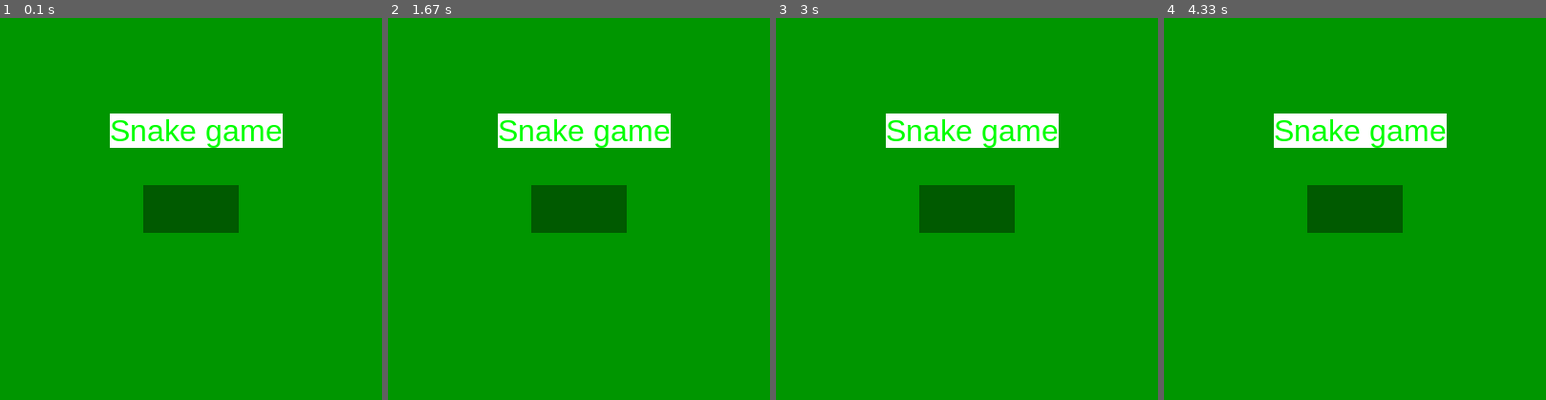
Above: before the commit, frames 1-4 (left to right).
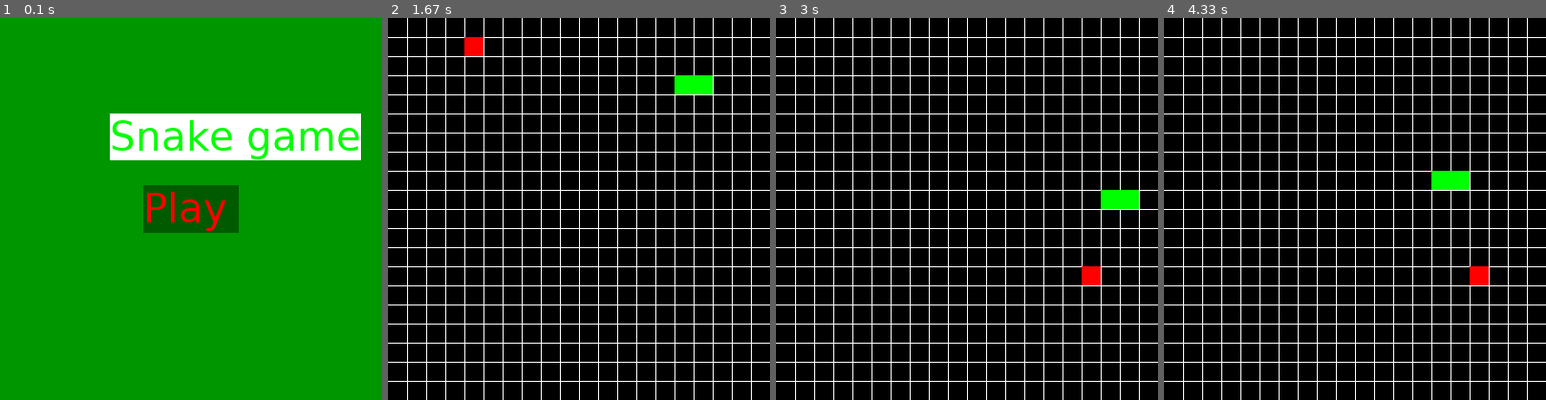
Above: after the commit, the same moments.

Repository: bogdns/bin_project
Game: pygame game, started from game.py
Same seed, same stepped clock (60 frames per second), same inputs: the game is played once before the commit and once after it.
Inputs (mouse positions are in pixels of both pictures, inside the frame that each line leads up to):
- Up to frame 1 (0.1 s): no input
- Up to frame 2 (1.67 s): press the mouse at (579, 209) at 0.37 s; move the mouse to (624, 205) at 0.47 s; release the mouse at (666, 201) at 0.6 s; hold Right 0.67-1.13 s; move the mouse to (563, 105) at 0.7 s; hold Up 1.17-1.47 s; hold Right from 1.5 s (still down)
- Up to frame 3 (3 s): release Right at 1.97 s; press the mouse at (967, 209) at 2.03 s; move the mouse to (894, 147) at 2.13 s; release the mouse at (821, 86) at 2.27 s; hold Down from 2.97 s (still down)
- Up to frame 4 (4.33 s): release Down at 3.27 s; hold Left 3.3-3.7 s; hold Up 3.73-4.1 s; hold Right from 4.13 s (still down)

The runs differ from the first frame. In frame 1, 6.1% of the frame differs, in the area x 28-95%, y 25-56%; in frame 2, 100%, in the area x 0-100%, y 0-100%; in frame 3, 100%; in frame 4, 100%.

Commit message:
merge from master

Diff:
--- a/death.py
+++ b/death.py
@@ -1,5 +1,6 @@
 from setting import *
 import pygame as pg
+
 
 class Death:
     def __init__(self, pos, window, death):
--- a/food.py
+++ b/food.py
@@ -12,20 +12,20 @@
         for i in range(ROWS):
             for j in range(ROWS):
                 self.free_cells.add((i, j))
-        self.cords = self.calculate_pos([(ROWS // 2, ROWS // 2), (ROWS // 2, ROWS // 2 - 1)])
+        self.calculate_pos([(ROWS // 2, ROWS // 2), (ROWS // 2, ROWS // 2 - 1)])
         self.ate = 0
 
     def calculate_pos(self, snake_pos):
         """
         calculates position of a food
         """
-        return choice(list(self.free_cells.difference(set(snake_pos))))  # return position. cortege
+        self.cords = choice(list(self.free_cells.difference(set(snake_pos))))  # return position. cortege
 
     def draw_food(self):
         """
         spawns like cells of the snake
         """
-        pg.draw.rect(self.screen, (255, 0, 0),
+        pg.draw.rect(self.screen, COLOR_FOOD,
                      (self.cords[0] * self.distanceBetween,
                       self.cords[1] * self.distanceBetween,
                       self.distanceBetween,
@@ -38,7 +38,7 @@
         """
         self.ate = 0
         if snake_pos[-1] == self.cords:  # поедание еды
-            self.cords = self.calculate_pos(snake_pos)
+            self.calculate_pos(snake_pos)
             self.ate = 1
         self.draw_food()
         # TODO
--- a/setting.py
+++ b/setting.py
@@ -1,3 +1,8 @@
 # There is setting for game
 RESOLUTION = (WIDTH, HEIGHT) = (400, 400)  # resolution
 ROWS = 20  # number of horizontal / vertical lines
+COLOR_SNAKE = (0, 255, 0)
+COLOR_GROUND = (0, 0, 0)
+COLOR_LINE = (255, 255, 255)
+COLOR_FOOD = (255, 0, 0)
+COLOR_MENU = (0, 150, 0)
--- a/snake.py
+++ b/snake.py
@@ -6,16 +6,20 @@
 class Snake:
     def __init__(self, window):
         self.pos = deque()  # positions of the snake(what cells is it on)
-        self.pos.append((ROWS // 2, ROWS // 2))  # places head of the snake in the center
-        self.pos.append((ROWS // 2, ROWS // 2 - 1))  # places body of the snake in the center
+        self.spawn()
         self.window = window
         self.direction_x = 0
         self.direction_y = -1
         self.distanceBetween = WIDTH // ROWS
         self.tail = self.pos[0]
 
+    def spawn(self):
+        self.pos.clear()
+        self.pos.append((ROWS // 2, ROWS // 2))  # places head of the snake in the center
+        self.pos.append((ROWS // 2, ROWS // 2 - 1))  # places body of the snake in the center
+
     def draw_green_cell(self, cords):
-        pg.draw.rect(self.window, (0, 255, 0), (*cords, self.distanceBetween, self.distanceBetween))
+        pg.draw.rect(self.window, COLOR_SNAKE, (*cords, self.distanceBetween, self.distanceBetween))
 
     def update(self, ate):
         key = pg.key.get_pressed()
--- a/window.py
+++ b/window.py
@@ -2,6 +2,7 @@
 import pygame as pg
 from death import *
 from food import *
+import sys
 
 
 class Window:
@@ -16,7 +17,7 @@
         self.menu = True  # for menu: false - not working menu; true - working menu
         self.gameb = False  # for game: false - not working game; true - working game
         self.death = False  # for snake: false - not death; true - snake death
-        self.font = pg.font.SysFont('arial', 32)  # fonts
+        self.font = pg.font.SysFont('ubuntu', 42)  # fonts
         self.Death = Death(self.snake.pos, self.window, self.death)
         self.food = Food(self.window)
 
@@ -24,25 +25,24 @@
         """
         method for making matrix
         """
-        matrixX = 0
-        matrixY = 0
+        matrix_x = 0
+        matrix_y = 0
         for i in range(ROWS):
-            matrixX += self.distanceBetween
-            matrixY += self.distanceBetween
-            pg.draw.line(self.window, (255, 255, 255), (matrixX, 0), (matrixY, HEIGHT))
-            pg.draw.line(self.window, (255, 255, 255), (0, matrixY), (WIDTH, matrixY))
+            matrix_x += self.distanceBetween
+            matrix_y += self.distanceBetween
+            pg.draw.line(self.window, COLOR_LINE, (matrix_x, 0), (matrix_y, HEIGHT))
+            pg.draw.line(self.window, COLOR_LINE, (0, matrix_y), (WIDTH, matrix_y))
 
     def main_menu(self):
         """
         launch main menu method
         """
         while self.menu:
-            self.window.fill((0, 150, 0))
+            self.clock.tick(24)
             self.menu_update()
             for event in pg.event.get():
                 if event.type == pg.QUIT:
-                    self.run = False
-                    exit()
+                    sys.exit(0)
             pg.display.update()
 
     def game(self):
@@ -50,18 +50,18 @@
         launch game method
         """
         while self.gameb:
-            self.clock.tick(20)
+            self.clock.tick(10)
+            self.window.fill(COLOR_GROUND)
             self.draw_matrix()
             self.snake.update(self.food.ate)
             self.food.update(self.snake.pos)
-
             self.death = self.Death.field_check()  # checking snake death
-            if self.death is True:
+            if self.death:
                 self.menu = True  # menu open
                 self.gameb = False  # game close
-                self.snake.pos.clear()  # cleareing last game snake body
-                self.snake.pos.append((ROWS // 2, ROWS // 2))  # places head of the snake start in the center
-                self.snake.pos.append((ROWS // 2, ROWS // 2 - 1))  # places body of the snake start in the center
+                self.snake.spawn()
+                self.food.calculate_pos(self.snake.pos)
+                self.food.update(self.snake.pos)
 
             for event in pg.event.get():
                 if event.type == pg.QUIT:
@@ -69,7 +69,6 @@
                     exit()
 
             pg.display.update()
-            self.window.fill((0, 0, 0))
 
     def update_display(self):
         """
@@ -80,23 +79,27 @@
             self.game()
 
     def menu_update(self):
+        configs_menu = (self.window, (0, 90, 0), ((WIDTH - 100) // 2, (HEIGHT - 50) // 2, 100, 50))
         """
         method updating menu icons and text
         """
+        self.window.fill(COLOR_MENU)
+
         main_text = self.font.render("Snake game", 1, (0, 255, 0), (255, 255, 255))
-        play_text = self.font.render("Play", 1, (255, 0, 0), (255, 255, 255))
+        play_text = self.font.render("Play", 1, (255, 0, 0))
 
         mouse = pg.mouse.get_pos()  # using cordinates of mouse of player
         click = pg.mouse.get_pressed()  # using click check of mouse of player
 
-        self.window.blit(main_text, ((WIDTH - 170) // 2, HEIGHT // 4))
-        self.window.blit(play_text, ((WIDTH - 100) // 2, (HEIGHT - 50) // 2))
-        pg.draw.rect(self.window, (0, 90, 0), ((WIDTH - 100) // 2, (HEIGHT - 50) // 2, 100, 50))
-
-        if (mouse[0] >= (WIDTH - 100) // 2) and (mouse[0] <= (WIDTH // 2)) and (mouse[1] >= ((HEIGHT - 50) // 2)) and (
-                mouse[1] <= (HEIGHT // 2)):
-            pg.draw.rect(self.window, (0, 255, 0), ((WIDTH - 100) // 2, (HEIGHT - 50) // 2, 100, 50))
+        if ((WIDTH - 100) // 2 <= mouse[0] <= ((WIDTH - 100) // 2 + 100)) and ((HEIGHT - 50) // 2 <=
+                                                                               mouse[1] <= ((HEIGHT - 50) // 2 + 50)):
+            # pg.draw.rect(self.window, (0, 255, 0), ((WIDTH - 100) // 2, (HEIGHT - 50) // 2, 100, 50))
+            configs_menu = (self.window, (0, 255, 0), ((WIDTH - 100) // 2, (HEIGHT - 50) // 2, 100, 50))
             if click[0] == 1:
                 self.menu = False  # menu close
                 self.death = False  # death snake is turning off
                 self.gameb = True  # open the game
+
+        pg.draw.rect(*configs_menu)
+        self.window.blit(main_text, ((WIDTH - 170) // 2, HEIGHT // 4))
+        self.window.blit(play_text, ((WIDTH - 100) // 2, (HEIGHT - 50) // 2))
